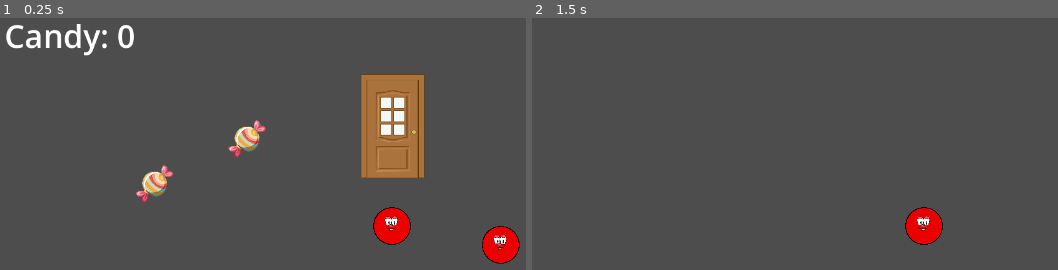
Above: before the commit, frames 1-2 (left to right).
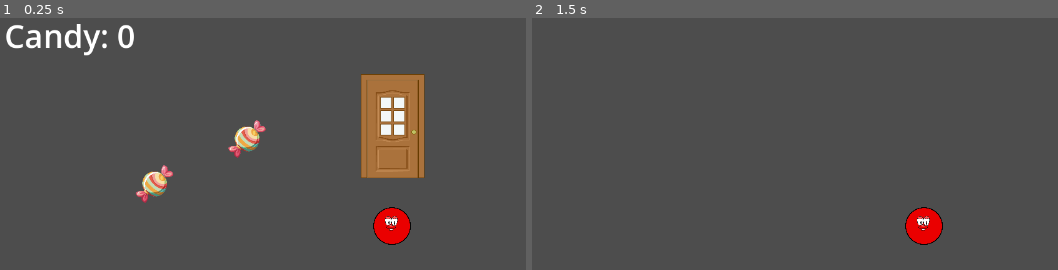
Above: after the commit, the same moments.

Repository: ariestantodion/masks-jam-86
Game: Godot game, scene res://scenes/Main.tscn
Same seed, same stepped clock (60 frames per second), same inputs: the game is played once before the commit and once after it. This scene is started directly instead of the project's main scene.
Inputs:
- Up to frame 1 (0.25 s): no input
- Up to frame 2 (1.5 s): tap Enter at 0.5 s; hold Right (ui_right) 0.53-1.28 s; tap E (Interact) at 0.6, 1.35 s; tap Space at 1.25 s; hold Down (ui_down) from 1.28 s (still down)

The runs differ from the first frame. In frame 1, 0.8% of the frame differs, in the area x 91-99%, y 82-98%; in frame 2, nothing differs.

Commit message:
Update Door.tscn

Diff:
--- a/scenes/Door.tscn
+++ b/scenes/Door.tscn
@@ -1,8 +1,7 @@
-[gd_scene load_steps=5 format=3 uid="uid://c4rg7pvvp2wv1"]
+[gd_scene load_steps=4 format=3 uid="uid://c4rg7pvvp2wv1"]
 
 [ext_resource type="Script" uid="uid://dty4hoyoqjdex" path="res://scripts/Door.gd" id="1_eyv6f"]
 [ext_resource type="Texture2D" uid="uid://g8ci4jb4scaq" path="res://art/door.png" id="1_yfgsh"]
-[ext_resource type="PackedScene" uid="uid://bjy7ad5rmfr4s" path="res://scenes/Player.tscn" id="3_mg2as"]
 
 [sub_resource type="CapsuleShape2D" id="CapsuleShape2D_eyv6f"]
 radius = 385.0
@@ -20,8 +19,5 @@
 scale = Vector2(0.2, 0.2)
 shape = SubResource("CapsuleShape2D_eyv6f")
 
-[node name="Player" parent="." instance=ExtResource("3_mg2as")]
-position = Vector2(173, 190)
-
 [connection signal="body_entered" from="." to="." method="_on_body_entered"]
 [connection signal="body_exited" from="." to="." method="_on_body_exited"]
